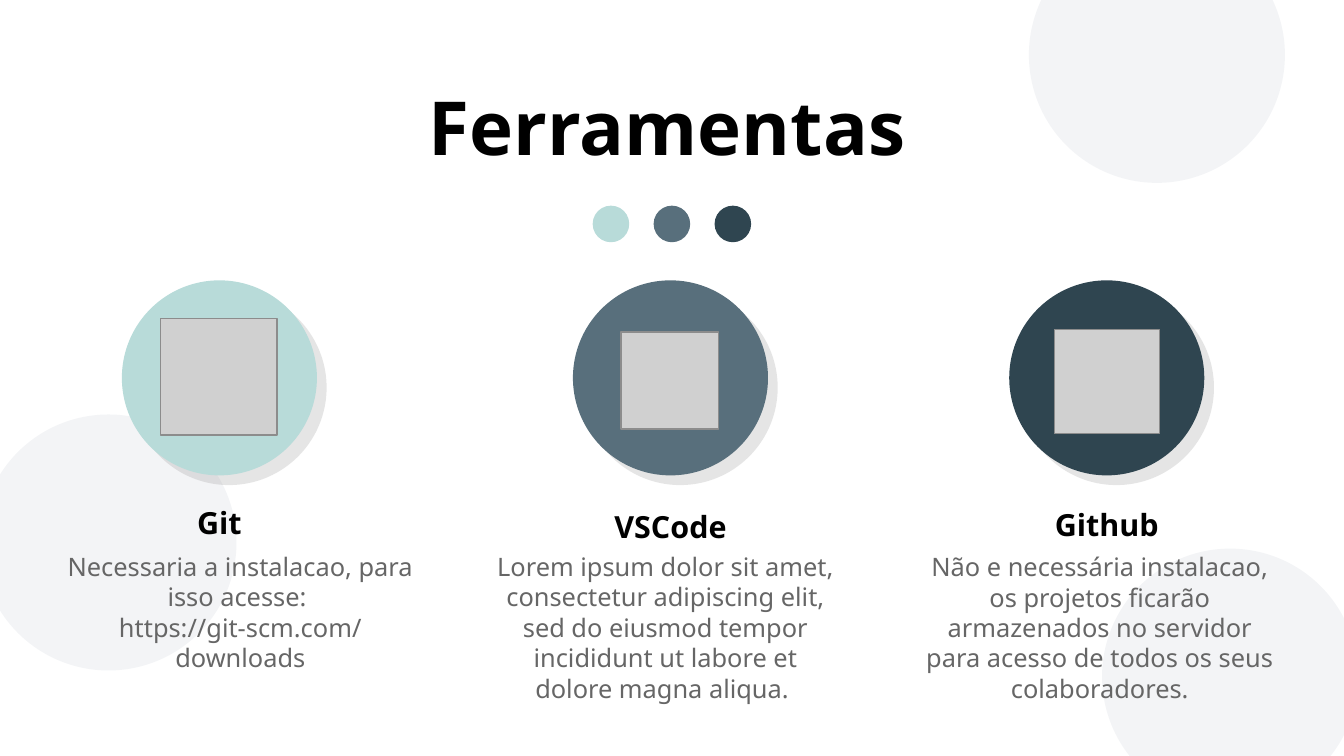
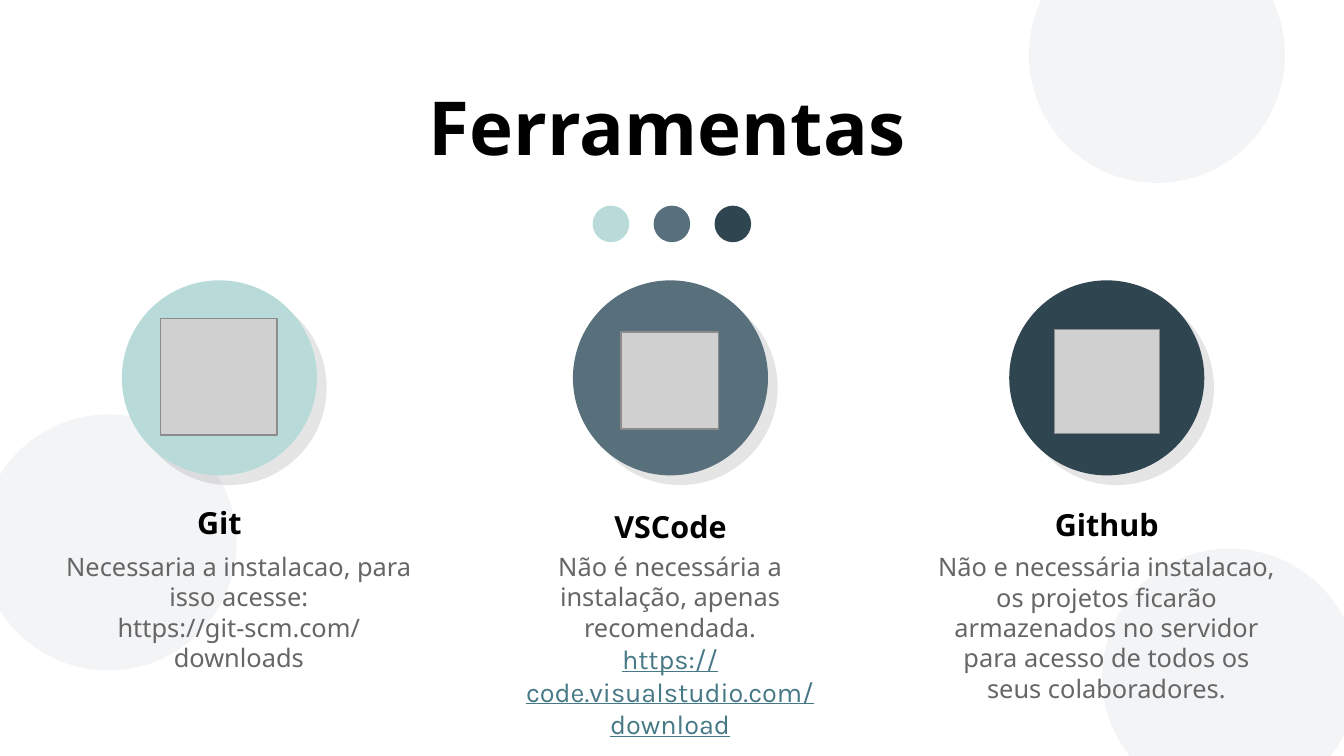
Before and after one commit to LORENZOCIRCELLI/Course-GitHubMasterclass, a slide deck: slide 9 of Apresentação/Git e Github.pptx (slide 11 before the commit). Drawn at 1344x756 pixels with LibreOffice and Linux fonts; fonts in the diff are those of the drawing; grey boxes stand for pictures; background and template pictures are left out. Boxes give left, top, right and bottom in pixels: in the first picture for what was removed or moved away, otherwise in the second. Text is boxed around its words. In the diff, an @@ line names an element or a change of style, - is before the commit and + after.

```diff
--- a/Apresentação/Git e Github.pptx
+++ b/Apresentação/Git e Github.pptx
@@ ellipse removed at (0, 415, 237, 671) @@
@@ freeform shape added at (0, 415, 237, 671), fill #8D99AE at 10% opacity @@
@@ text removed at (497, 556, 833, 704) @@
-Lorem ipsum dolor sit amet, consectetur adipiscing elit, sed do eiusmod tempor incididunt ut labore et dolore magna aliqua.
@@ text added at (526, 556, 814, 737), 15 pt, text #666666 @@
+Não é necessária a instalação, apenas recomendada.
+https://code.visualstudio.com/download
@@ text "Não e necessária instalacao, os ..." rewrapped from (926, 556, 1273, 698) to (938, 556, 1274, 698) @@
@@ ellipse removed at (1103, 549, 1344, 756) @@
@@ freeform shape added at (1103, 549, 1344, 756), fill #8D99AE at 10% opacity @@
```
Also in this commit, not shown: 9 other slides changed, 2 slides added, 2 slides removed, 1 other file.
